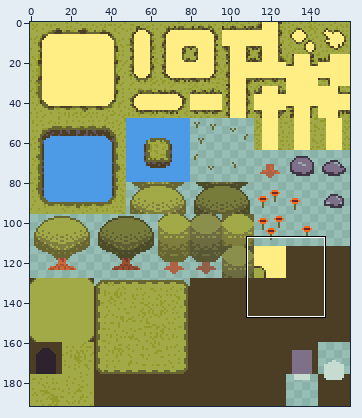
Two states of a pixel-art file, Assets/Act1/TileMaps/ForestTileSetAct1.aseprite. The picture above shows the old version from afar; the outline marks the close-up.
Close-up. Before the commit:
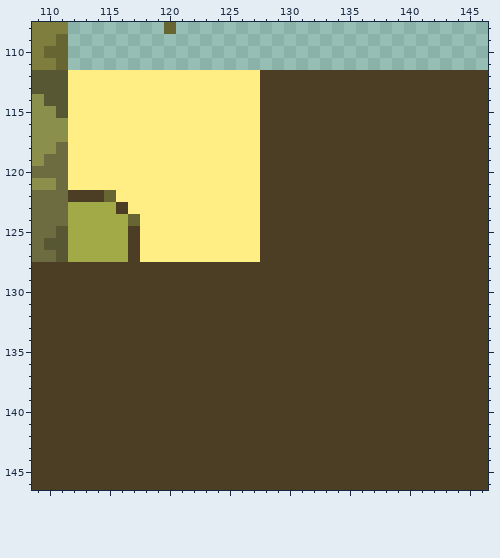
160x192 pixels, 1 frame. Shown: x 109..146, y 108..146.
After the commit:
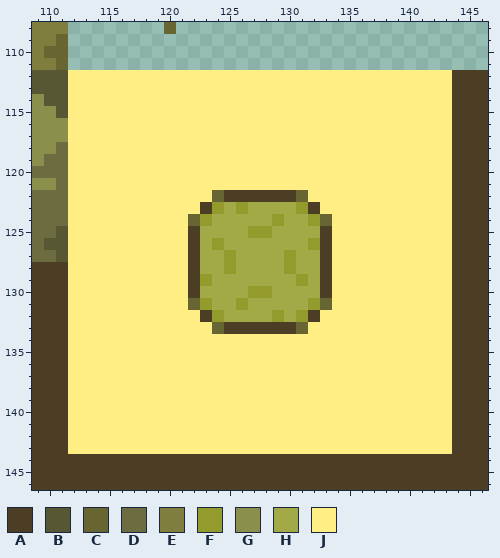
Palette (. is transparent): A #4c3e24  B #585734  C #676633  D #6d6c40  E #807e3f  F #939b2d  G #8a8f4b  H #a2a947  J #ffee83
The edit:
y 112..121: x 128..143 AAAAAAAAAAAAAAAA -> JJJJJJJJJJJJJJJJ
y 122: x 112..115 AAAC -> JJJJ; x 124..127 JJJJ -> CAAA; x 131..143 AAAAAAAAAAAAA -> CJJJJJJJJJJJJ
y 123: x 112..116 HHHHA -> JJJJJ; x 123..131 JJJJJAAAA -> AFHFHHHHF; x 133..143 AAAAAAAAAAA -> JJJJJJJJJJJ
y 124: x 112..117 HHHHHC -> JJJJJJ; x 122..143 JJJJJJAAAAAAAAAAAAAAAA -> CFHHHHHFHHFCJJJJJJJJJJ
y 125: x 112..117 HHHHHA -> JJJJJJ; x 122..132 JJJJJJAAAAA -> AHHHHFFHHHH; x 134..143 AAAAAAAAAA -> JJJJJJJJJJ
y 126: x 112..117 HHHHHA -> JJJJJJ; x 122..132 JJJJJJAAAAA -> AHFHHHHHHHF; x 134..143 AAAAAAAAAA -> JJJJJJJJJJ
y 127: x 112..117 HHHHHA -> JJJJJJ; x 122..132 JJJJJJAAAAA -> AHHFHHHHFHH; x 134..143 AAAAAAAAAA -> JJJJJJJJJJ
y 128: x 112..121 AAAAAAAAAA -> JJJJJJJJJJ; x 123..132 AAAAAAAAAA -> HHFHHHHFHH; x 134..143 AAAAAAAAAA -> JJJJJJJJJJ
y 129: x 112..121 AAAAAAAAAA -> JJJJJJJJJJ; x 123..132 AAAAAAAAAA -> FHHHHHHHFH; x 134..143 AAAAAAAAAA -> JJJJJJJJJJ
y 130: x 112..121 AAAAAAAAAA -> JJJJJJJJJJ; x 123..132 AAAAAAAAAA -> HHHHFFHHHH; x 134..143 AAAAAAAAAA -> JJJJJJJJJJ
y 131: x 112..143 AAAAAAAAAAAAAAAAAAAAAAAAAAAAAAAA -> JJJJJJJJJJCFHHFHHHHHFCJJJJJJJJJJ
y 132: x 112..122 AAAAAAAAAAA -> JJJJJJJJJJJ; x 124..131 AAAAAAAA -> FHHHHFHF; x 133..143 AAAAAAAAAAA -> JJJJJJJJJJJ
y 133: x 112..124 AAAAAAAAAAAAA -> JJJJJJJJJJJJC; x 131..143 AAAAAAAAAAAAA -> CJJJJJJJJJJJJ
y 134..143: x 112..143 AAAAAAAAAAAAAAAAAAAAAAAAAAAAAAAA -> JJJJJJJJJJJJJJJJJJJJJJJJJJJJJJJJ
Pixel boxes of the changes (left, top, right, bottom) in both close-ups:
changed: (68, 70, 452, 454)
